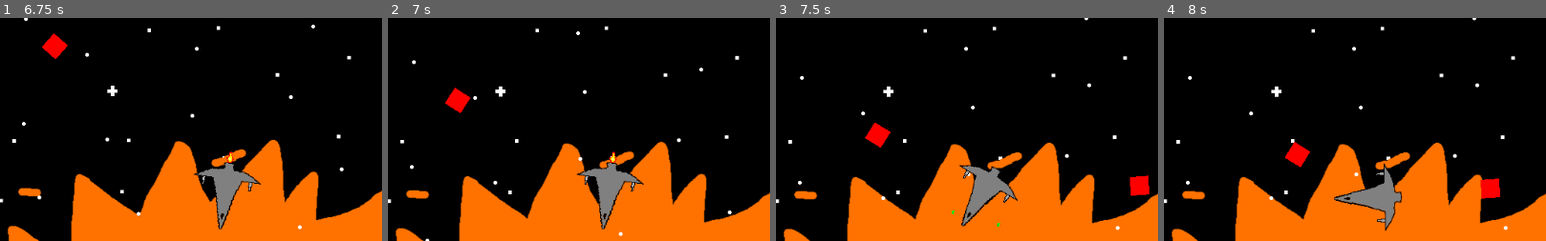
Above: before the commit, frames 1-4 (left to right).
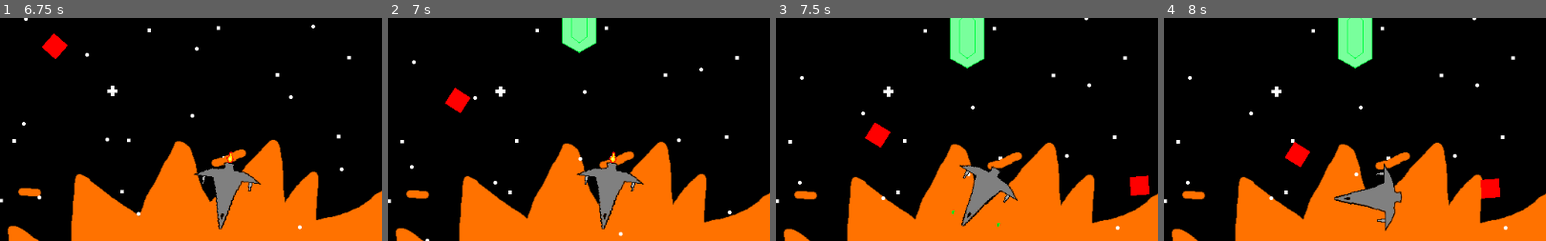
Above: after the commit, the same moments.

Repository: jlpatter/GodotSpaceShooter
Game: Godot game, scene res://src/Misc/GippiesSplash.tscn
The game is run twice, just before and just after one commit, with the same random seed, the same clock (stepped at 60 frames per second) and the same inputs.
Inputs:
- Up to frame 1 (6.75 s): tap Enter at 0.5, 2 s; hold D (move_right) 0.53-1.28 s; tap Space (shoot) at 0.6, 1.25, 1.35, 2.1, 2.75, 2.85, 3.6, 4.35, 5.1, 5.85, 6.6 s; hold A (move_left) 1.28-2.03 s; hold D (move_right) 2.03-2.78 s; hold W (move_up) 2.78-3.53 s; hold A (move_left) 3.53-5.78 s; hold D (move_right) 5.78-6.53 s; hold W (move_up) from 6.53 s (still down)
- Up to frame 2 (7 s): keep holding W (move_up)
- Up to frame 3 (7.5 s): release W (move_up) at 7.28 s; hold D (move_right) from 7.28 s (still down); tap Space (shoot) at 7.35 s
- Up to frame 4 (8 s): keep holding D (move_right)
The pictures show only the part of the screen within x 20-70%, y 0-50%; the shares and areas given below are measured in that part.

Frame 1 is identical in both runs. In frame 2, 1.3% of the frame differs, in the area x 45-55%, y 0-16%; in frame 3, 1.9%, in the area x 45-55%, y 0-23%; in frame 4, 1.9%.

Commit message:
Added green gem

Diff:
--- /dev/null
+++ b/src/Actors/GreenGem.gd
@@ -0,0 +1,8 @@
+extends Node2D
+
+
+
+func _on_Area2D_body_entered(body):
+	if "Player" in body.name:
+		body.add_gem("Green")
+		queue_free()
--- /dev/null
+++ b/src/Actors/GreenGem.tscn
@@ -0,0 +1,22 @@
+[gd_scene load_steps=4 format=2]
+
+[ext_resource path="res://Assets/GreenGem2.png" type="Texture" id=1]
+[ext_resource path="res://src/Actors/GreenGem.gd" type="Script" id=2]
+
+[sub_resource type="CapsuleShape2D" id=1]
+radius = 23.3858
+height = 43.0647
+
+[node name="GreenGem" type="Node2D"]
+script = ExtResource( 2 )
+
+[node name="GreenGem2" type="Sprite" parent="."]
+texture = ExtResource( 1 )
+
+[node name="Area2D" type="Area2D" parent="."]
+
+[node name="CollisionShape2D" type="CollisionShape2D" parent="Area2D"]
+position = Vector2( 0.198425, -2.97638 )
+shape = SubResource( 1 )
+
+[connection signal="body_entered" from="Area2D" to="." method="_on_Area2D_body_entered"]
--- a/src/Actors/Player.gd
+++ b/src/Actors/Player.gd
@@ -90,6 +90,11 @@
 	$JetSound.stop()
 	$Fire.hide()
 
+func add_gem(var gem):
+	if gem == "Green":
+		PlayerVariables.has_green = true
+		get_parent().get_node("CanvasLayer/UI/GreenGem").show()
+
 func activate_map():
 	if not map_is_active:
 		map_is_active = true
--- a/src/Levels/Level1.tscn
+++ b/src/Levels/Level1.tscn
@@ -6,6 +6,7 @@
 [ext_resource path="res://Assets/SpaceDust.png" type="Texture" id=4]
 [ext_resource path="res://src/Misc/UI.tscn" type="PackedScene" id=5]
 [ext_resource path="res://src/Levels/Level1.gd" type="Script" id=6]
+[ext_resource path="res://src/Actors/GreenGem.tscn" type="PackedScene" id=7]
 
 [node name="Level1" type="Node2D"]
 script = ExtResource( 6 )
@@ -40,3 +41,6 @@
 
 [node name="Player" parent="." instance=ExtResource( 1 )]
 position = Vector2( 516.588, 4000 )
+
+[node name="GreenGem" parent="." instance=ExtResource( 7 )]
+position = Vector2( 469.908, 359.027 )
--- a/src/Misc/UI.gd
+++ b/src/Misc/UI.gd
@@ -3,6 +3,8 @@
 func _ready():
 	$HealthBar.value = PlayerVariables.health
 	$FuelBar.value = PlayerVariables.fuel
+	if PlayerVariables.has_green:
+		$GreenGem.show()
 
 func _on_StarMapBtn_pressed():
 	get_parent().get_parent().get_node("Player").activate_map()
--- a/src/Misc/UI.tscn
+++ b/src/Misc/UI.tscn
@@ -1,6 +1,7 @@
-[gd_scene load_steps=6 format=2]
+[gd_scene load_steps=7 format=2]
 
 [ext_resource path="res://src/Misc/UI.gd" type="Script" id=1]
+[ext_resource path="res://Assets/GreenGem2.png" type="Texture" id=2]
 
 [sub_resource type="StyleBoxFlat" id=1]
 bg_color = Color( 1, 0, 0, 1 )
@@ -113,4 +114,20 @@
 "_edit_use_anchors_": false
 }
 
+[node name="GreenGem" type="TextureRect" parent="."]
+visible = false
+anchor_left = 1.0
+anchor_top = 1.0
+anchor_right = 1.0
+anchor_bottom = 1.0
+margin_left = -317.0
+margin_top = -70.0
+margin_right = -288.0
+margin_bottom = -13.0
+texture = ExtResource( 2 )
+expand = true
+__meta__ = {
+"_edit_use_anchors_": false
+}
+
 [connection signal="pressed" from="StarMapBtn" to="." method="_on_StarMapBtn_pressed"]
--- a/src/PlayerVariables.gd
+++ b/src/PlayerVariables.gd
@@ -2,3 +2,4 @@
 
 var health = 100
 var fuel = 0
+var has_green = false
Binary file added: Assets/GreenGem.png
Not shown, added: Assets/GreenGem.png.import
Binary file added: Assets/GreenGem2.png
Not shown, added: Assets/GreenGem2.png.import
Not shown: 1 places in src/Levels/Level1.tscn that only renumber resources
Not shown, added: Assets/GreenGem.kra
Not shown, added: Assets/GreenGem2.kra
